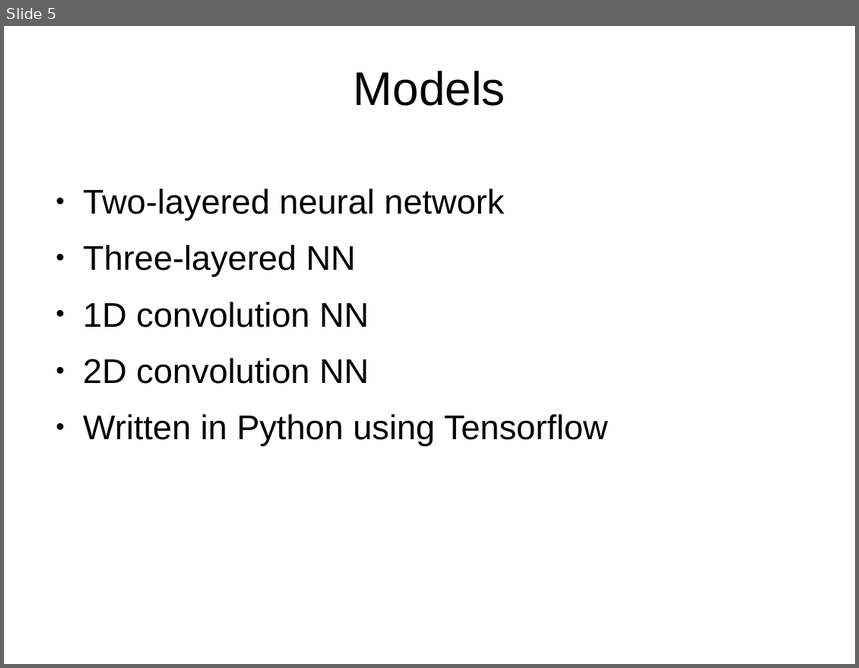
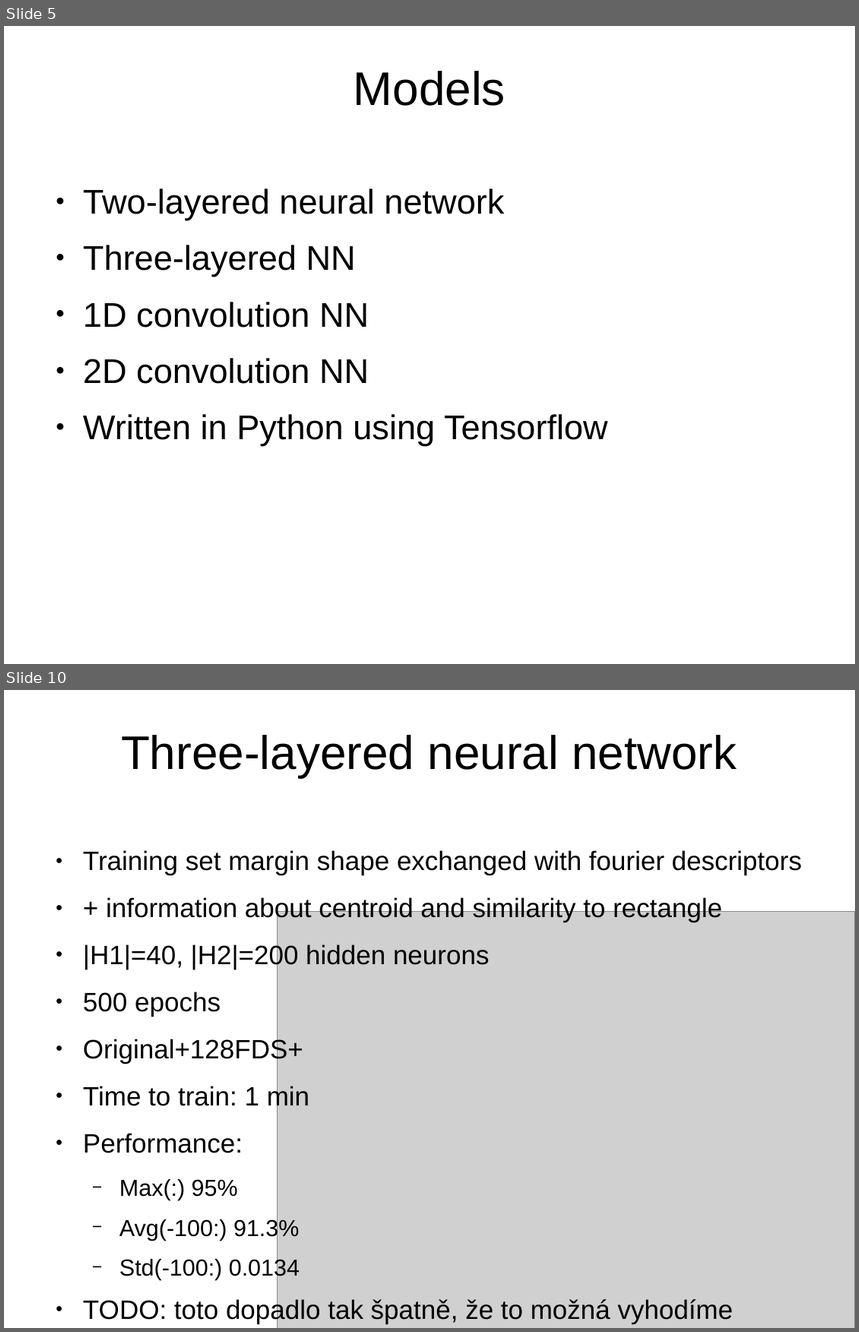
Before and after one commit to kappalabs/NNLeafClassifierProject, a slide deck: slideshow/slides.odp. Shown one above the other, each under a label of ours: slide 5 before the commit, slides 5 and 10 after it; the slides between them are not shown. The pictures are 859x668 and 859x1332 pixels, drawn with LibreOffice and Linux fonts; fonts in the diff are those of the drawing; grey boxes stand for pictures; background and template pictures are left out. Boxes give left, top, right and bottom in pixels: in the first picture for what was removed or moved away, otherwise in the second. Text is boxed around its words. In the diff, an @@ line names an element or a change of style, - is before the commit and + after.

Commit message:
[TASK] Data Visualization + More Slides
 - added few more information into the slideshow
 - added data visualization
 - changed the way Fourier descriptors calculation method works

```diff
--- a/slideshow/slides.odp
+++ b/slideshow/slides.odp
@@ slide 10 added at (4, 690, 855, 1328), background picture (left out) @@
@@ title added at (121, 735, 737, 778), 44 pt, text #000000 @@
+Three-layered neural network
@@ text added at (83, 850, 802, 1325), 24.8 pt, text #000000 @@
+● Training set margin shape exchanged with fourier descriptors
+● + information about centroid and similarity to rectangle
+● |H1|=40, |H2|=200 hidden neurons
+● 500 epochs
+● Original+128FDS+
+● Time to train: 1 min
+● Performance:
+  − Max(:) 95%
+  − Avg(-100:) 91.3%
+  − Std(-100:) 0.0134
+● TODO: toto dopadlo tak špatně, že to možná vyhodíme
@@ picture added at (278, 912, 855, 1328) @@
```
Also in this commit, not shown: 4 slides changed, 4 other slides added, 3 other files.
